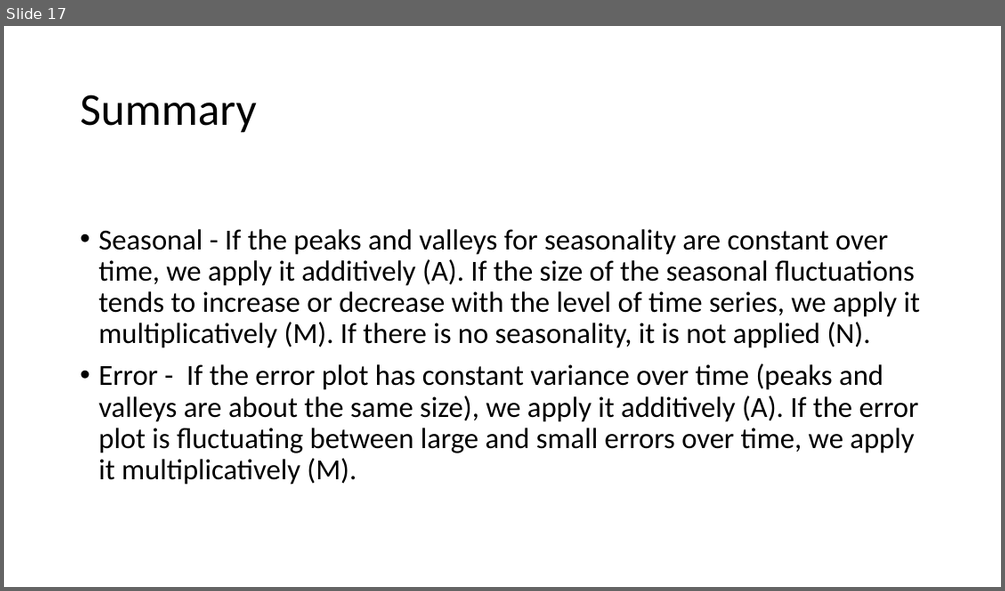
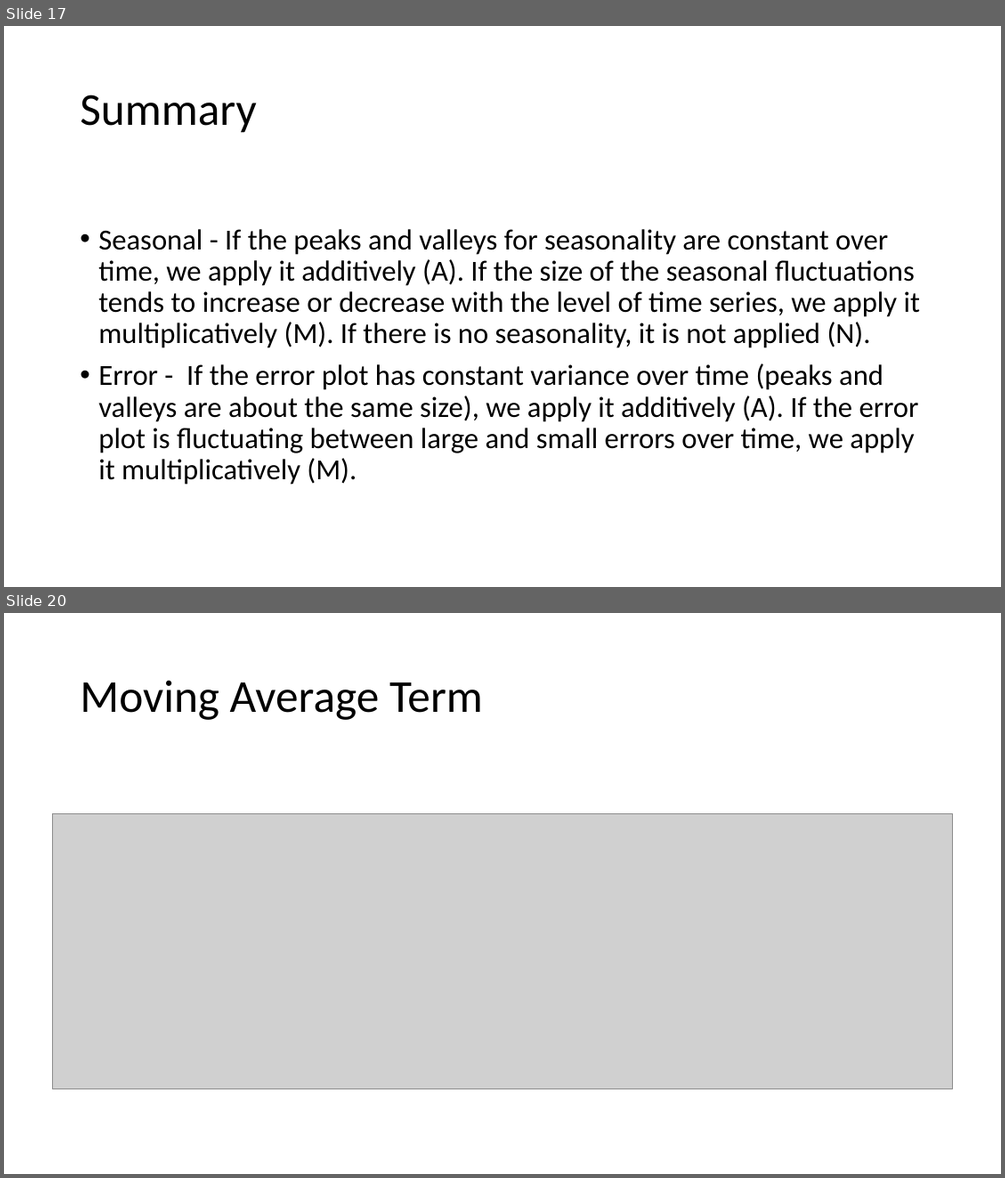
Before and after one commit to flcamacho/simulation_2019_2, a slide deck: presentations/timeseries.pptx. Shown one above the other, each under a label of ours: slide 17 before the commit, slides 17 and 20 after it; the slides between them are not shown. The pictures are 1005x591 and 1005x1178 pixels, drawn with LibreOffice and Linux fonts; fonts in the diff are those of the drawing; grey boxes stand for pictures. Boxes give left, top, right and bottom in pixels: in the first picture for what was removed or moved away, otherwise in the second. Text is boxed around its words. In the diff, an @@ line names an element or a change of style, - is before the commit and + after.

```diff
--- a/presentations/timeseries.pptx
+++ b/presentations/timeseries.pptx
@@ slide 20 added at (x1=4, y1=613, x2=1001, y2=1174), background #FFFFFF @@
@@ title added at (x1=80, y1=680, x2=483, y2=720), 44 pt, text #000000 @@
+Moving Average Term
@@ picture added at (x1=53, y1=813, x2=952, y2=1088) @@
```
Also in this commit, not shown: 1 slide changed, 4 other slides added, 3 other files.
